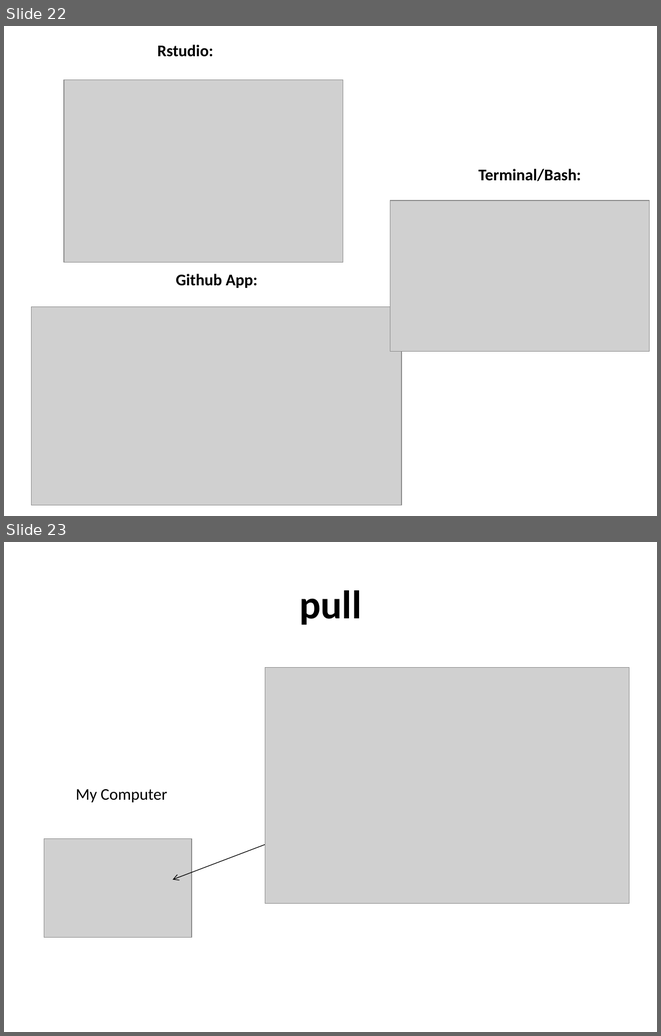
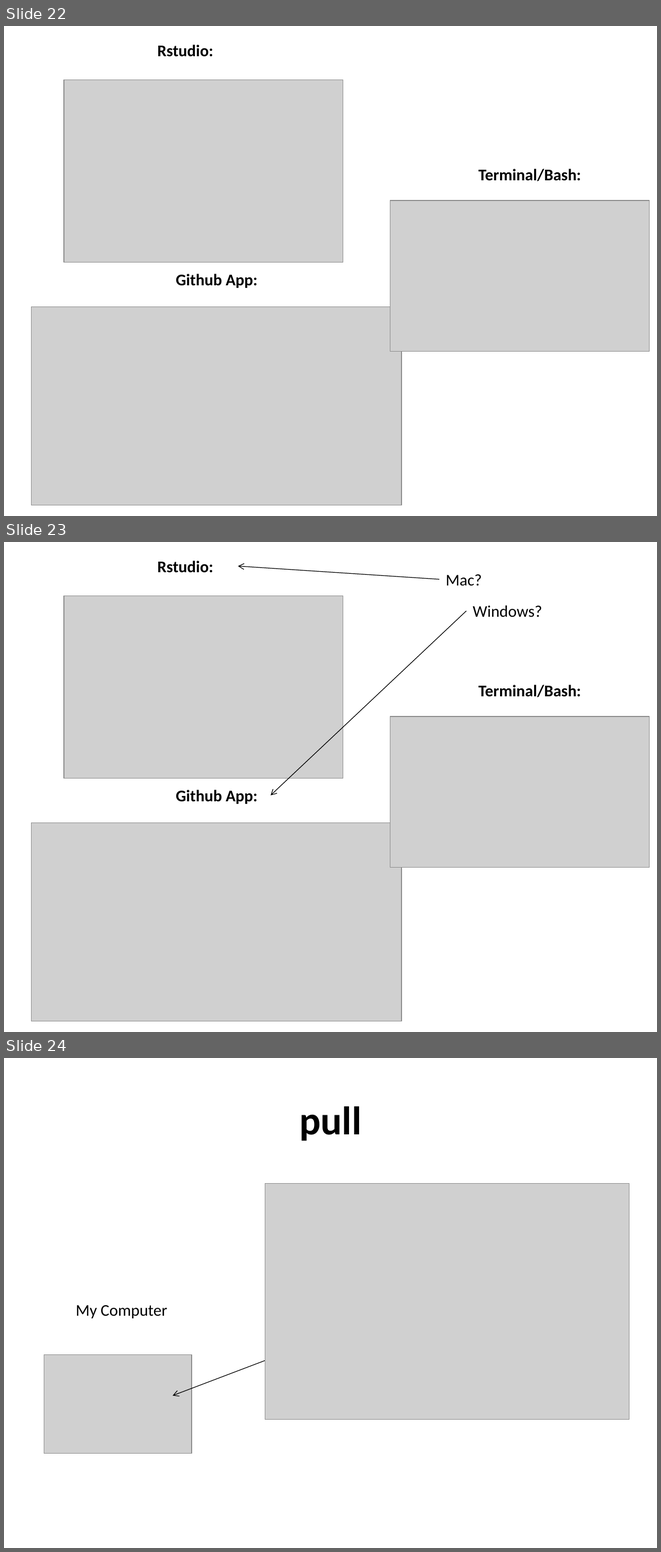
Before and after one commit to erindb/bootcamp, a slide deck: git_group1.pptx. Shown one above the other, each under a label of ours: slides 22 and 23 before the commit, slides 22, 23 and 24 after it. The pictures are 661x1036 and 661x1552 pixels, drawn with LibreOffice and Linux fonts; fonts in the diff are those of the drawing; grey boxes stand for pictures. Boxes give left, top, right and bottom in pixels: in the first picture for what was removed or moved away, otherwise in the second. Text is boxed around its words. In the diff, an @@ line names an element or a change of style, - is before the commit and + after.

Commit message:
Minor changes

```diff
--- a/git_group1.pptx
+++ b/git_group1.pptx
@@ slide 23 added at (x1=4, y1=542, x2=657, y2=1032), background #FFFFFF @@
@@ text added at (x1=157, y1=561, x2=213, y2=573), 18 pt, text #000000, bold @@
+Rstudio:
@@ arrow added from (440, 579) to (238, 566), #000000 0.75 pt @@
@@ text added at (x1=445, y1=574, x2=482, y2=586), 18 pt, text #000000 @@
+Mac?
@@ picture added at (x1=64, y1=596, x2=344, y2=778) @@
@@ text added at (x1=473, y1=605, x2=542, y2=617), 18 pt, text #000000 @@
+Windows?
@@ arrow added from (466, 610) to (271, 795), #000000 0.75 pt @@
@@ text added at (x1=478, y1=685, x2=581, y2=697), 18 pt, text #000000, bold @@
+Terminal/Bash:
@@ picture added at (x1=390, y1=716, x2=650, y2=867) @@
@@ text added at (x1=176, y1=790, x2=257, y2=804), 18 pt, text #000000, bold @@
+Github App:
@@ picture added at (x1=32, y1=823, x2=402, y2=1021) @@
@@ what was slide 23 is now slide 24 @@
```
